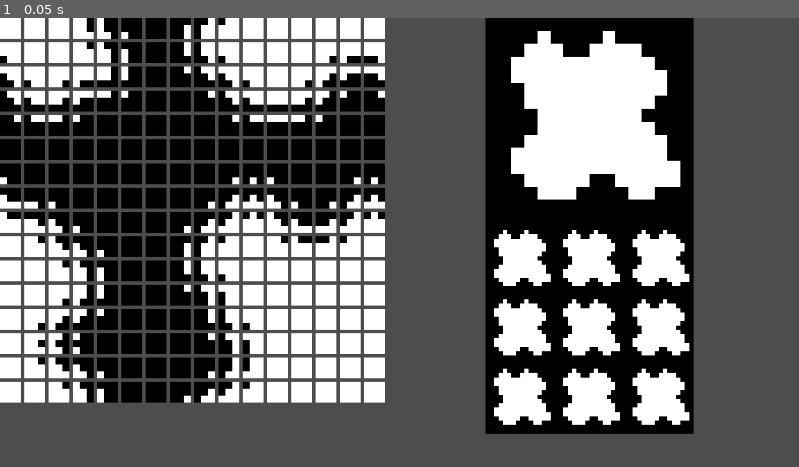
Above: before the commit, frame 1.
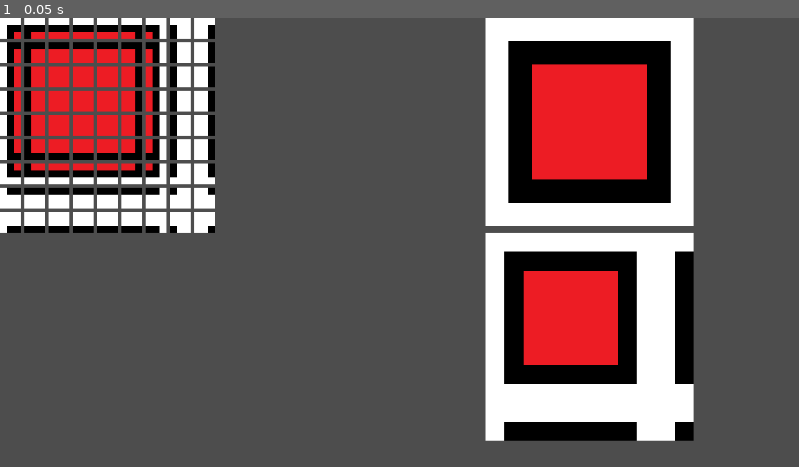
Above: after the commit, the same moment.

Repository: AndreaTerenz/GodotWFC
Game: Godot game, scene res://Main.tscn
The game is run twice, just before and just after one commit, with the same random seed, the same clock (stepped at 60 frames per second) and the same inputs.
Inputs:
- Up to frame 1 (0.05 s): no input

The runs differ from the first frame. In frame 1, 47% of the frame differs, in the area x 0-87%, y 0-95%.

Commit message:
Make sure padded sample texture is of the smallest possible size

Diff:
--- a/Main.tscn
+++ b/Main.tscn
@@ -1,6 +1,4 @@
-[gd_scene load_steps=3 format=3 uid="uid://dfo4aealsw6va"]
-
-[ext_resource type="Texture2D" uid="uid://b7i6j2v7s621g" path="res://samples/Cave.png" id="1_glv2v"]
+[gd_scene load_steps=2 format=3 uid="uid://dfo4aealsw6va"]
 
 [sub_resource type="GDScript" id="GDScript_rxg2q"]
 resource_name = "Main"
@@ -15,19 +13,18 @@
 var sections : Array[ImageTexture] = []
 
 func _ready():
+	var sample_image := sample.get_image()
 	sample_size = Vector2i(sample.get_size())
 
-	print(sample_size)
+	var padded_size := sample_size + tile_size - Vector2i.ONE
 
-	tile_size.x = min(sample_size.x, tile_size.x)
+	sample_padded = Image.create_empty(padded_size.x, padded_size.y, false, sample_image.get_format())
+	sample_padded.fill(Color.DEEP_PINK)
 
-	var sample_image := sample.get_image()
+	var repeats := padded_size / sample_size + Vector2i.ONE
 
-	sample_padded = Image.create_empty(sample_size.x * 3, sample_size.y * 3, false, sample_image.get_format())
-	sample_padded.fill(Color.RED)
-
-	for i in range(3):
-		for j in range(3):
+	for i in range(repeats.x):
+		for j in range(repeats.y):
 			sample_padded.blit_rect(sample_image,
 				Rect2i(Vector2i.ZERO, sample_size),
 				Vector2i(i * sample_size.x, j * sample_size.y))
@@ -42,7 +39,7 @@
 	var tex_size := Vector2.ONE * 300.
 
 	draw_texture_rect(sample, Rect2(Vector2(700, 0), tex_size), false)
-	draw_texture_rect(sample_padded_tex, Rect2(Vector2(700, tex_size.y), tex_size), false)
+	draw_texture_rect(sample_padded_tex, Rect2(Vector2(700, tex_size.y + 10.), tex_size), false)
 
 	var gap = 5.
 	tex_size = Vector2.ONE * 30.
@@ -58,7 +55,7 @@
 	queue_redraw()
 
 func get_sample_section(top_left: Vector2i, extents: Vector2i) -> ImageTexture:
-	var img := sample_padded.get_region(Rect2i(top_left + Vector2i.ONE * 9, extents))
+	var img := sample_padded.get_region(Rect2i(top_left, extents))
 
 	return ImageTexture.create_from_image(img)
 "
@@ -72,4 +69,3 @@
 grow_horizontal = 2
 grow_vertical = 2
 script = SubResource("GDScript_rxg2q")
-sample = ExtResource("1_glv2v")
